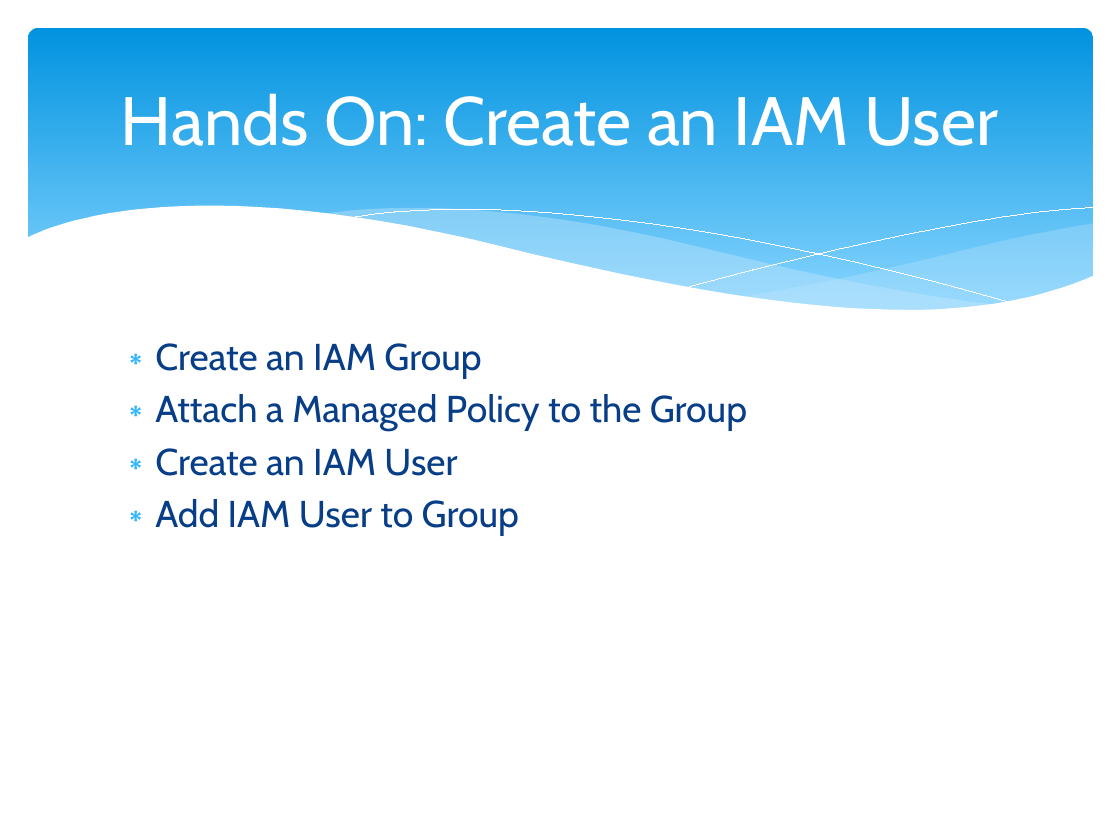
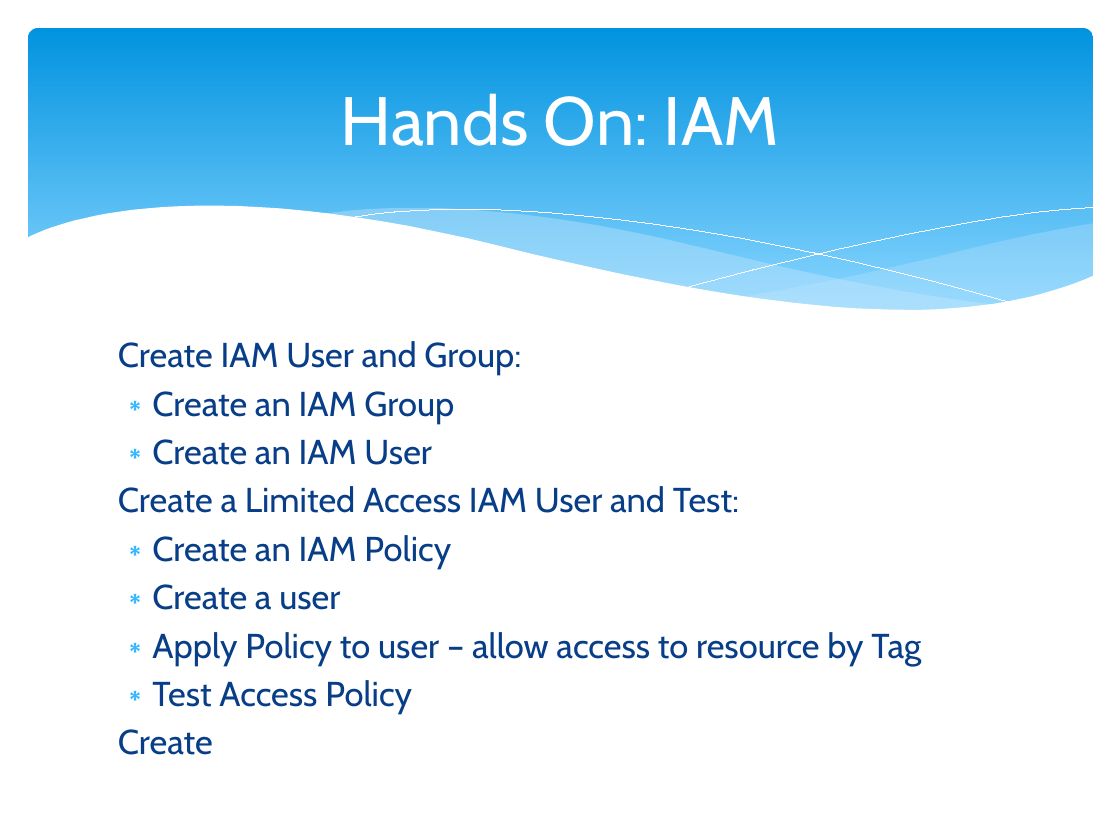
Before and after one commit to cloudavail/awstraining, a slide deck: slide 12 of aws-iam/aws-iam.pptx. Drawn at 1120x840 pixels with LibreOffice and Linux fonts; fonts in the diff are those of the drawing. Boxes give left, top, right and bottom in pixels: in the first picture for what was removed or moved away, otherwise in the second. Text is boxed around its words. In the diff, an @@ line names an element or a change of style, - is before the commit and + after.

```diff
--- a/aws-iam/aws-iam.pptx
+++ b/aws-iam/aws-iam.pptx
@@ title at <box>341,93,779,146</box>: text changed @@
-Hands On: Create an IAM User
+Hands On: IAM
@@ text at <box>118,341,521,376</box>: paragraph added @@
+Create IAM User and Group:
@@ text at <box>152,391,454,465</box>: size 24 to 22.2 pt in "Create an IAM Group", "Create an IAM User" @@
@@ text at <box>155,394,747,431</box>: paragraph removed @@
-∗ Attach a Managed Policy to the Group
@@ text at <box>118,486,921,755</box>: text changed; size 24 to 22.2 pt @@
-∗ Add IAM User to Group
+Create a Limited Access IAM User and Test:
+∗ Create an IAM Policy
+∗ Create a user
+∗ Apply Policy to user – allow access to resource by Tag
+∗ Test Access Policy
+Create
```
Also in this commit, not shown: 10 other files.
